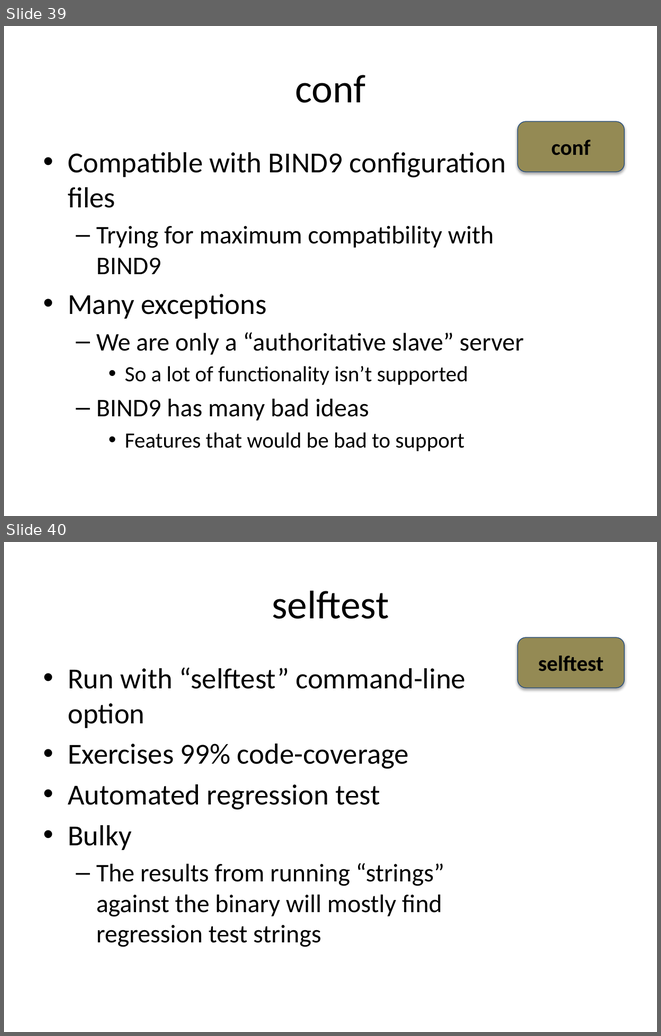
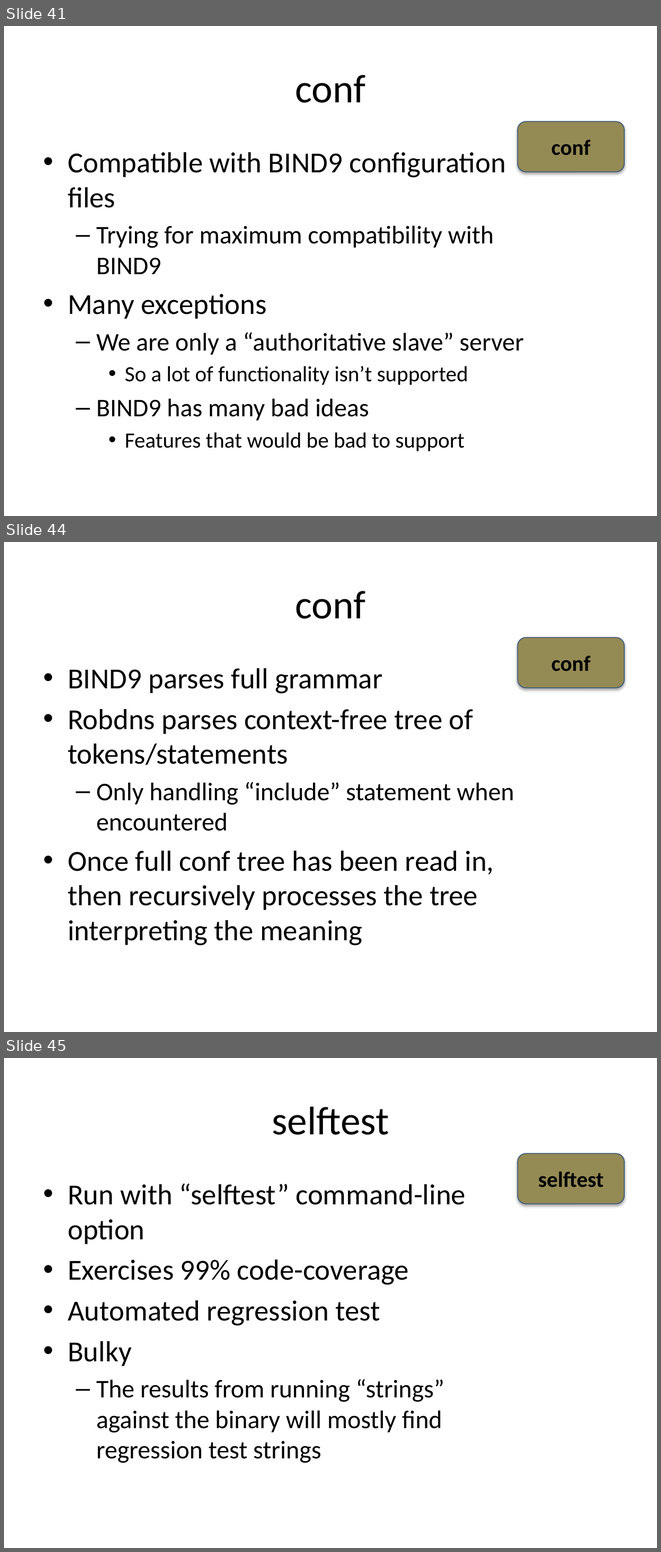
Before and after one commit to robertdavidgraham/robdns, a slide deck: doc/high-level-design.pptx. Shown one above the other, each under a label of ours: slides 39 and 40 before the commit, slides 41, 44 and 45 after it; the slides between them are not shown. The pictures are 661x1036 and 661x1552 pixels, drawn with LibreOffice and Linux fonts; fonts in the diff are those of the drawing. Boxes give left, top, right and bottom in pixels: in the first picture for what was removed or moved away, otherwise in the second. Text is boxed around its words. In the diff, an @@ line names an element or a change of style, - is before the commit and + after.

```diff
--- a/doc/high-level-design.pptx
+++ b/doc/high-level-design.pptx
@@ slide 44 added at <box>4,542,657,1032</box>, background #FFFFFF @@
@@ title added at <box>295,591,365,619</box>, 44 pt, text #000000 @@
+conf
@@ rounded rectangle added at <box>518,637,624,688</box>, fill #948A54, outline #1F497D 0.75 pt, 24 pt, text #000000, bold @@
+conf
@@ text added at <box>68,668,514,945</box>, 32 pt, text #000000 @@
+• BIND9 parses full grammar
+• Robdns parses context-free tree of tokens/statements
+  – Only handling “include” statement when encountered
+• Once full conf tree has been read in, then recursively processes the tree interpreting the meaning
@@ what was slide 39 is now slide 41 @@
@@ what was slide 40 is now slide 45 @@
```
Also in this commit, not shown: 6 slides changed, 5 other slides added, 1 slide removed, 45 other files.
